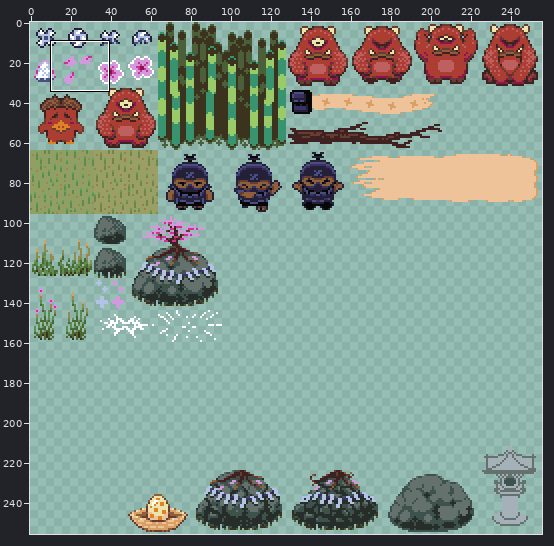
A sprite sheet gets an edit: assets/tiles.png. The first picture is a wide view before the edit; the outline marks the close-up.
Close-up. The starting point:
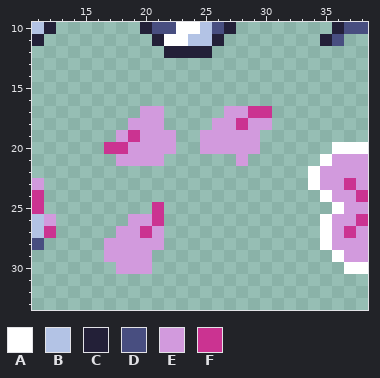
The file is 256x256 pixels. Shown: x 11..38, y 10..33.
Palette (. is transparent): A #ffffff  B #b3c3e5  C #232038  D #484e80  E #d29add  F #cb3391
Pixels before, first column x 11:
10 BC.......CDDAABDC........CDD
11 C.........CAABBC........CD..
12 ...........CCCC.............
13 ............................
14 ............................
15 ............................
16 ............................
17 .........EE.....EEFF........
18 ........EEE....EEFEE........
19 .......EFEEE..EEEEE.........
20 ......FFEEEE..EEEEE......AAA
21 .......EEEE......E......AEEE
22 .......................AEEEE
23 E......................AEEFE
24 F.......................AEEF
25 F.........F..............AEE
26 BE......EEF.............AEEF
27 BF.....EEFE.............AEFE
28 D.....EEEEE.............AEEE
29 ......EEEE...............AEE
30 .......EEE................AA
The same view after the edit:
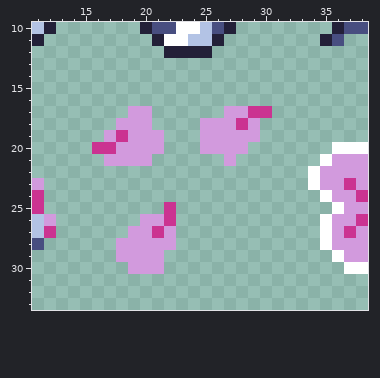
Changes in this commit:
Changed rows in their new state; - is an unchanged pixel.
first column x 16:
17 ---E-.---------
18 --E--.---E----.
19 -EFE--.--------
20 F-E---.------.-
21 -E---.-----E.--
first column x 17:
25 ----.F
26 --.-EF
27 -.-EFE
28 .----E
29 .---E-
30 -.--E-
Boxes around the changes in both close-ups, in picture pixels (x1, y1, x2, y2):
changed: (92, 106, 272, 166)
changed: (104, 202, 176, 274)
